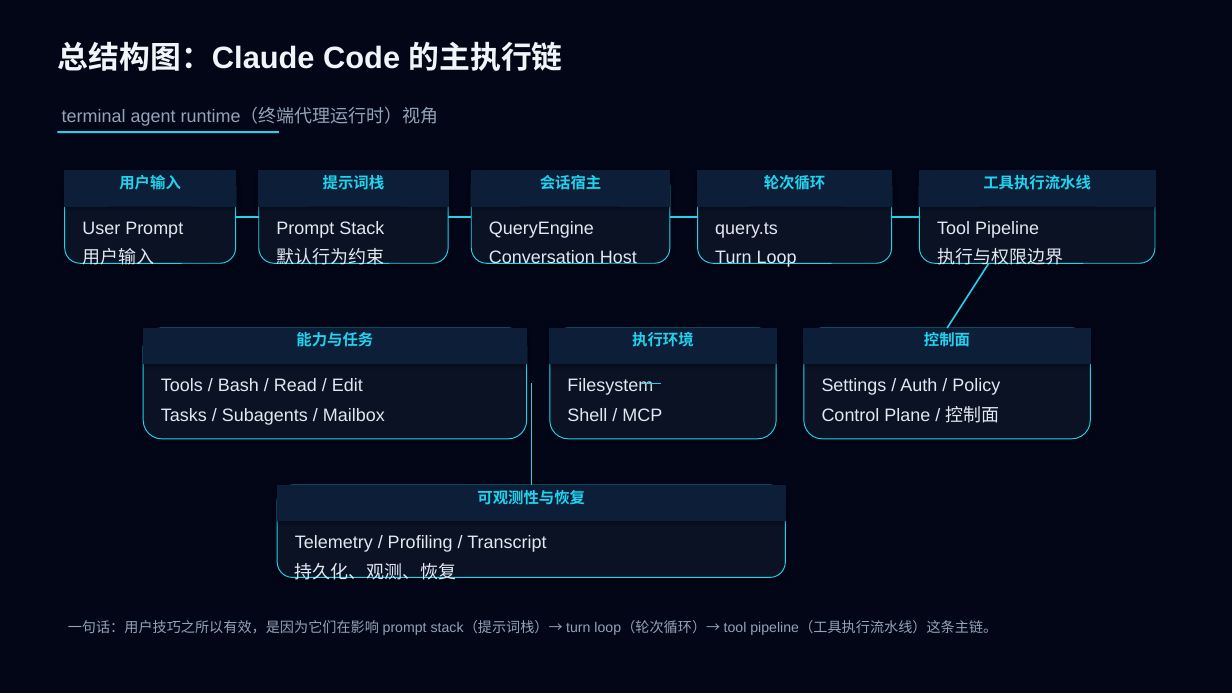
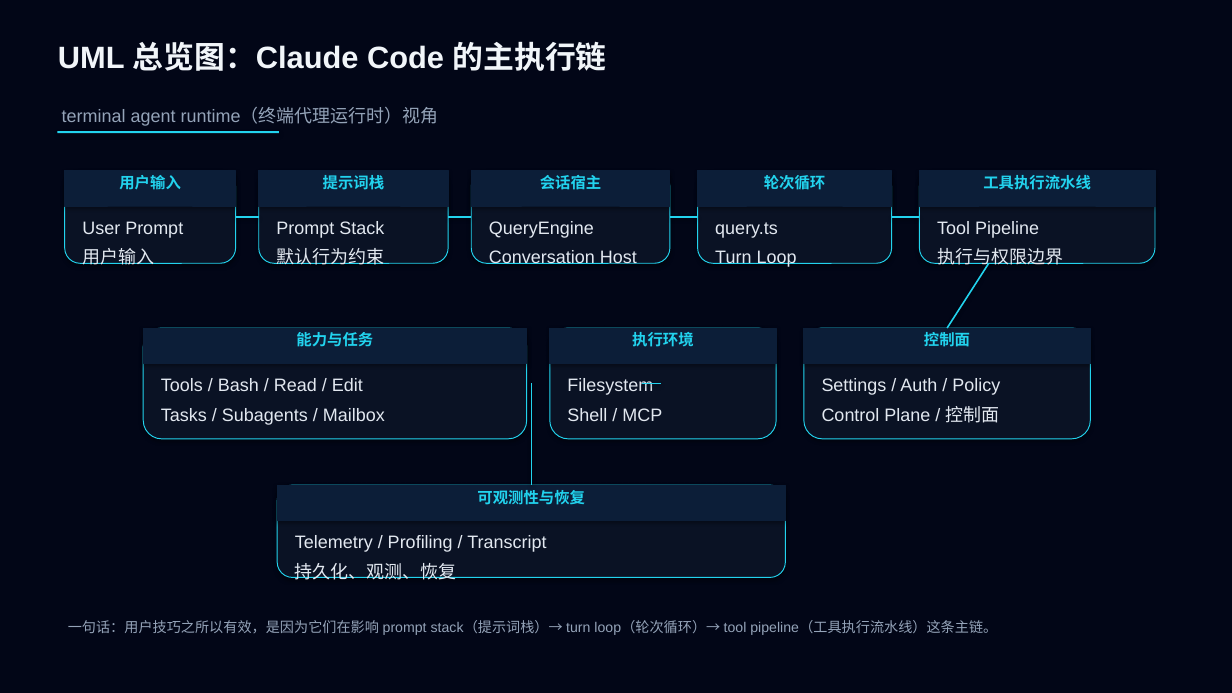
Before and after one commit to boboliu-1010/ccode, a slide deck: slide 2 of docs/zh/09-Claude Code 使用技巧与注意事项-WPS兼容版.pptx. Drawn at 1232x693 pixels with LibreOffice and Linux fonts; fonts in the diff are those of the drawing. Boxes give left, top, right and bottom in pixels: in the first picture for what was removed or moved away, otherwise in the second. Text is boxed around its words. In the diff, an @@ line names an element or a change of style, - is before the commit and + after.

```diff
--- a/docs/zh/09-Claude Code 使用技巧与注意事项-WPS兼容版.pptx
+++ b/docs/zh/09-Claude Code 使用技巧与注意事项-WPS兼容版.pptx
@@ text at (x1=58, y1=41, x2=607, y2=71): text changed @@
-总结构图：Claude Code 的主执行链
+UML 总览图：Claude Code 的主执行链
```
Also in this commit, not shown: 1 slide added, 1 other file.
